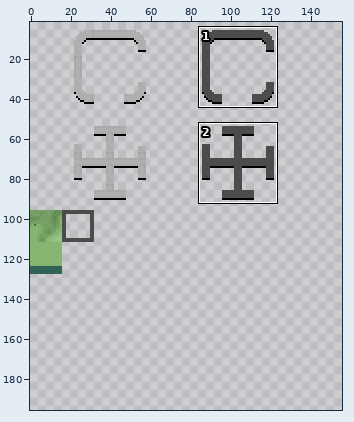
A sprite sheet gets an edit: _data/images/lau_tileset16_wm.png. The picture above shows the old version from afar; the outline marks the close-up.
Close-up. Before the edit:
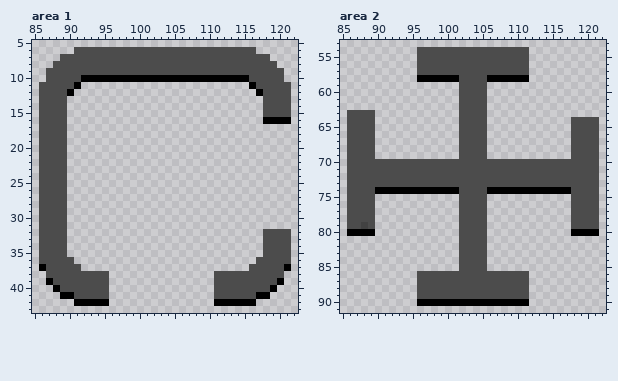
The file is 160x179 pixels. Colours within 5 levels of each other are drawn and written as one. Shown: area 1: x 85..122, y 5..43; area 2: x 85..122, y 53..91. The old version is drawn lined up with the new one, on the new canvas. The wide view leaves out empty margins. The commit also changed other parts of the picture, which this record leaves out.
The same view after the edit:
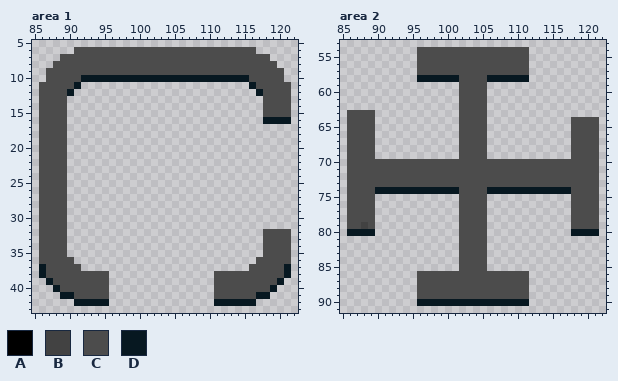
Palette (. is transparent): A #000000  B #424242  C #4c4c4c  D #071821
Change:
canvas 160x179 -> 160x290
Area 1:
There is now colour D in row 38 at x 86 and 121.
The edit turns colour A into colour D in row 10 at x 92 to 115; in row 11 at x 91 and 116; in row 12 at x 90 and 117; in row 16 at x 118 to 121; in row 37 at x 86 and 121; in row 39 at x 87 and 120.
The edit turns colour A into colour D in row 40 at x 88 and 119; in row 41 at x 89 to 90 and 117 to 118; in row 42 at x 91 to 95 and 111 to 116.
Area 2:
The edit turns colour A into colour D in row 58 at x 96 to 101 and 106 to 111; in row 74 at x 90 to 101 and 106 to 117; in row 80 at x 86 to 89 and 118 to 121; in row 90 at x 96 to 111.
